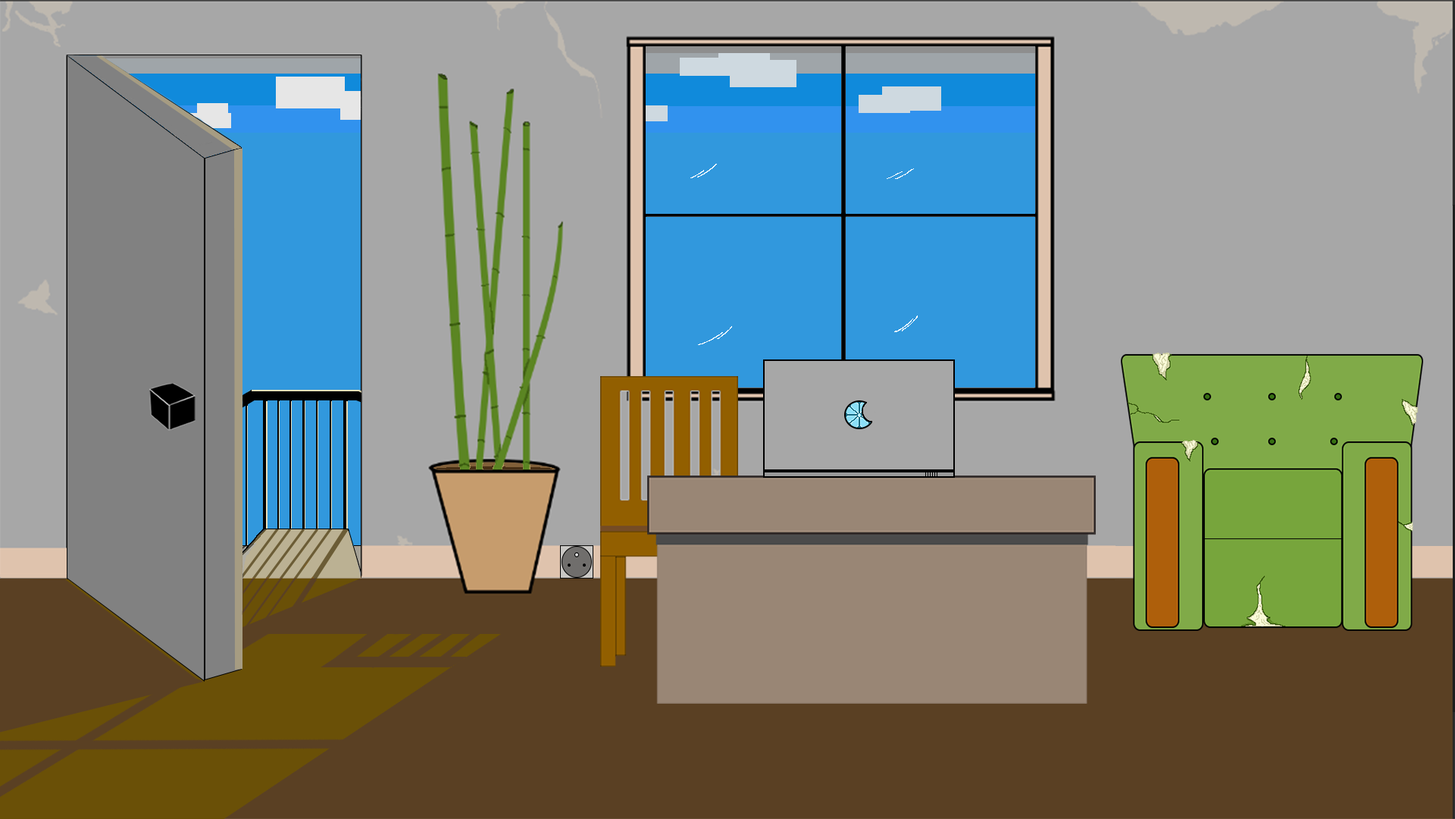
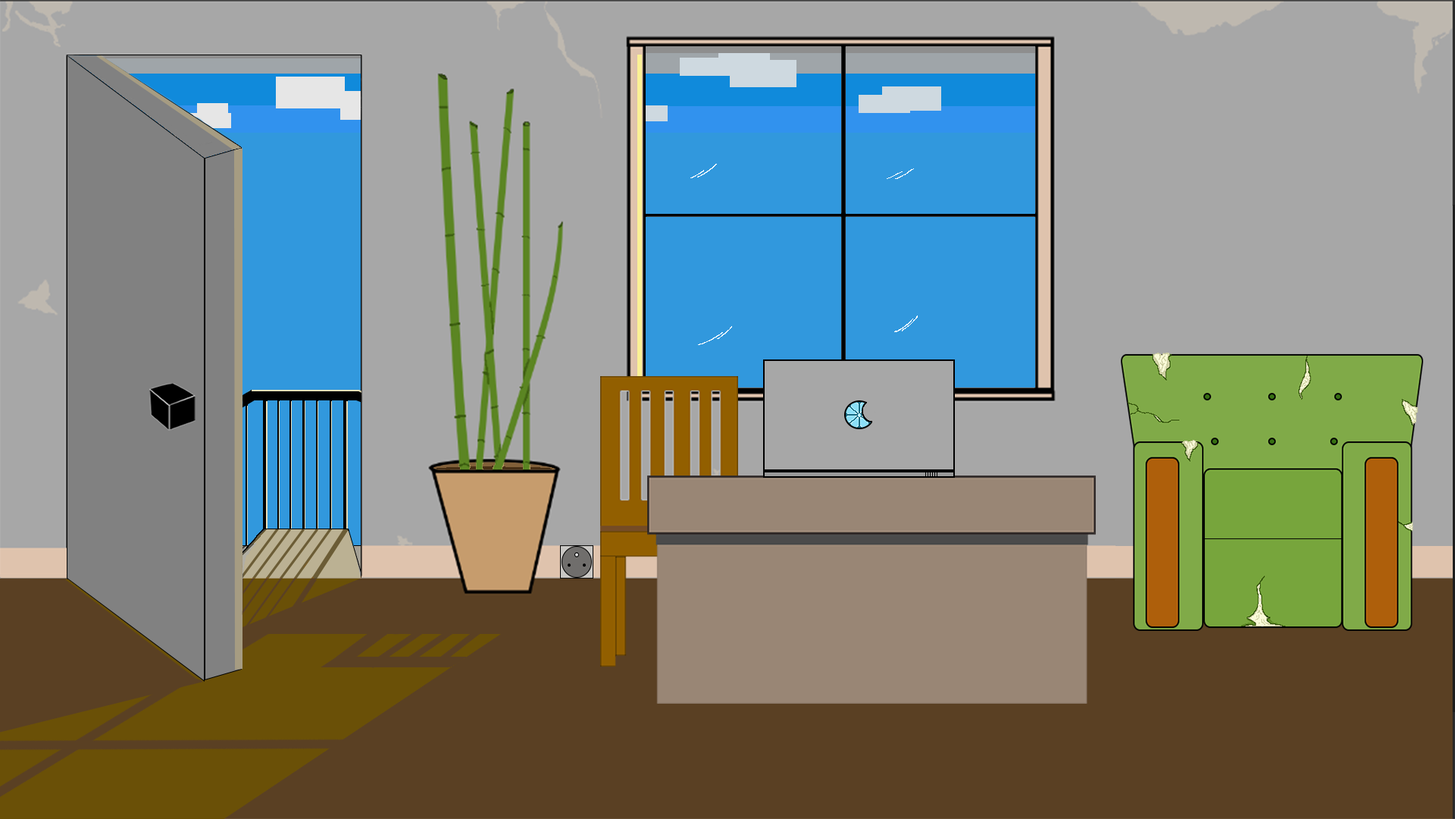
Comparing the layer stacks of the two 1455×819 images. Changes:
painted on "Bureau ," over [637, 54, 643, 376]
